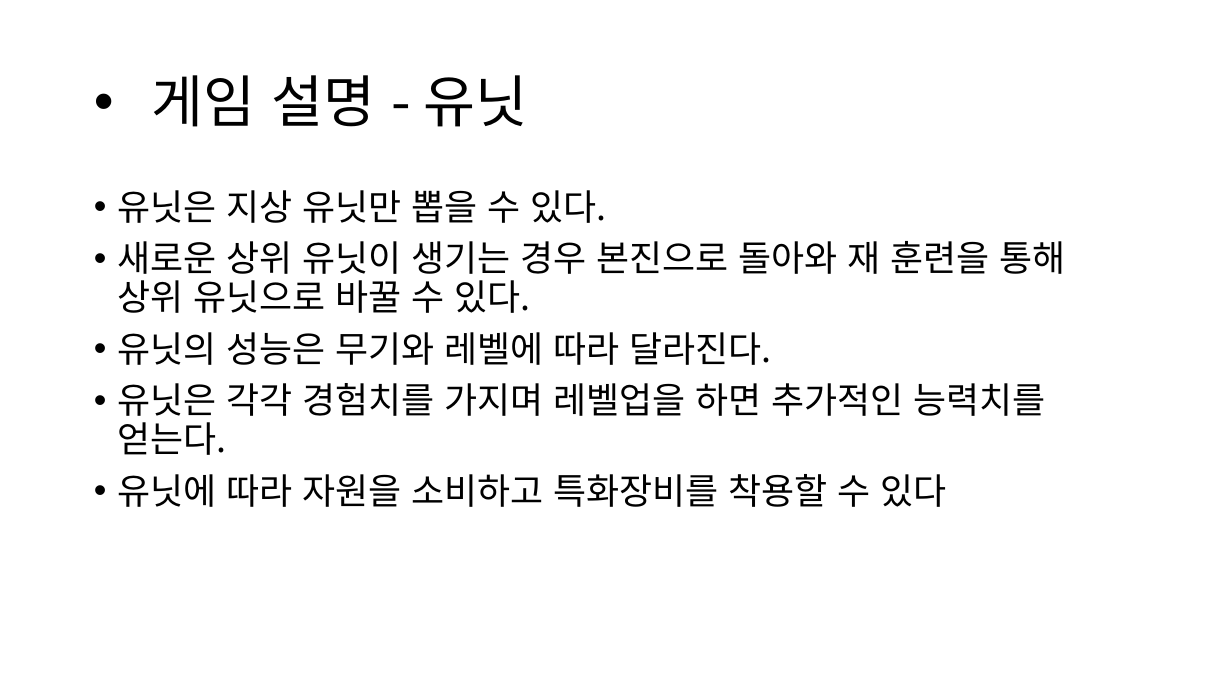
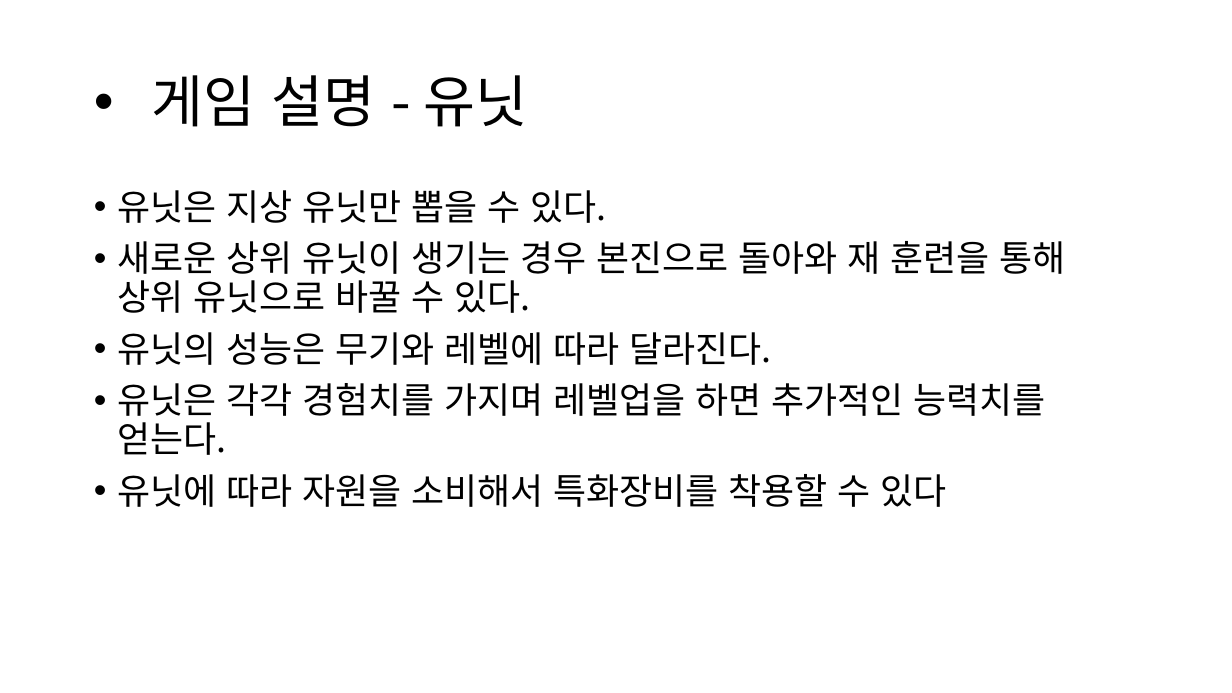
Before and after one commit to Kim2Kang/Documents, a slide deck: slide 7 of 제안서/강태규/졸업작품_제안서_2.0.0ver.pptx. Drawn at 1232x693 pixels with LibreOffice and Linux fonts; fonts in the diff are those of the drawing. Boxes give left, top, right and bottom in pixels: in the first picture for what was removed or moved away, otherwise in the second. Text is boxed around its words. In the diff, an @@ line names an element or a change of style, - is before the commit and + after.

```diff
--- a/제안서/강태규/졸업작품_제안서_2.0.0ver.pptx
+++ b/제안서/강태규/졸업작품_제안서_2.0.0ver.pptx
@@ text at bbox=[117, 474, 946, 507]: text changed @@
-• 유닛에 따라 자원을 소비하고 특화장비를 착용할 수 있다
+• 유닛에 따라 자원을 소비해서 특화장비를 착용할 수 있다
```
Also in this commit, not shown: 3 other slides changed, 2 slides added, 2 other files.
